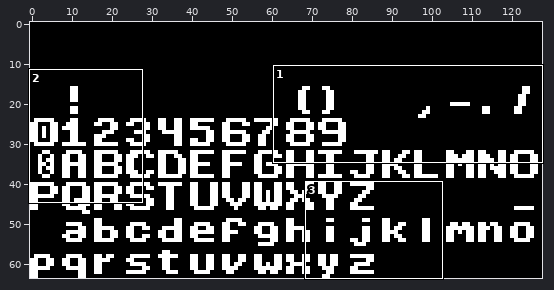
Edited in one commit: pixel-art file (images/font.aseprite). Above: a wide view before the commit, with the close-up outlined.
Close-up. Earlier state:
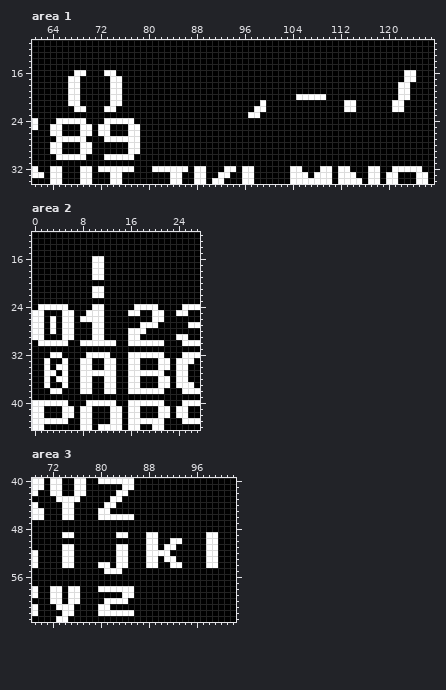
128x64 pixels, 1 frame. Shown: area 1: x 61..127, y 11..34; area 2: x 0..27, y 12..44; area 3: x 69..102, y 40..63.
Now the later version:
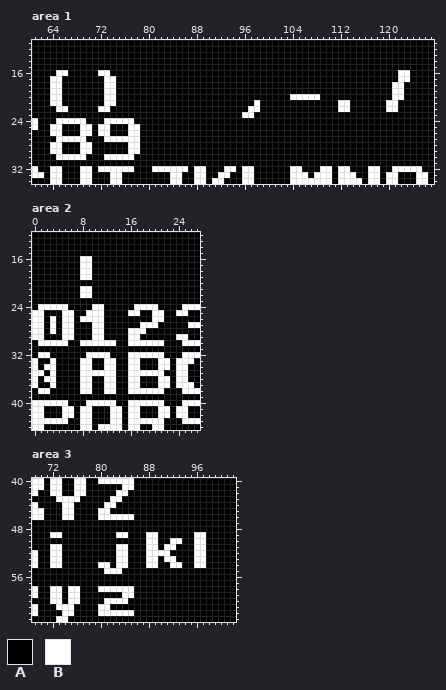
Palette (. is transparent): A #000000  B #ffffff
Changes in this commit:
Area 1:
y 16: x 65..66 AA -> BB; x 68..69 BB -> AA; x 72 A -> B; x 74 B -> A; x 122 A -> B; x 124 B -> A
y 17: x 64..65 AA -> BB; x 67..68 BB -> AA; x 73 A -> B; x 75 B -> A; x 122 A -> B; x 124 B -> A
y 18..19: x 64..65 AA -> BB; x 67..68 BB -> AA; x 73 A -> B; x 75 B -> A; x 121 A -> B; x 123 B -> A
y 20: x 64..65 AA -> BB; x 67..68 BB -> AA; x 73 A -> B; x 75 B -> A; x 104 A -> B; x 109 B -> A; x 121 A -> B; x 123 B -> A
y 21: x 64..65 AA -> BB; x 67..68 BB -> AA; x 73 A -> B; x 75 B -> A; x 98..99 AB -> BA; x 112 A -> B; x 114 B -> A; x 120 A -> B; x 122 B -> A
y 22: x 65..66 AA -> BB; x 68..69 BB -> AA; x 72 A -> B; x 74 B -> A; x 97 A -> B; x 99 B -> A; x 112 A -> B; x 114 B -> A; x 120 A -> B; x 122 B -> A
y 23: x 96 A -> B; x 98 B -> A
Area 2:
y 16..19: x 8..11 AABB -> BBAA
y 21..22: x 8..11 AABB -> BBAA
y 32: x 1..4 AABB -> BBAA
y 33: x 0 A -> B; x 2..3 BA -> AB; x 5 B -> A
y 34: x 0 A -> B; x 3..5 ABB -> BAA
y 35: x 0..2 AAB -> BBA; x 5 B -> A
y 36: x 0 A -> B; x 3..5 ABB -> BAA
y 37: x 0 A -> B; x 2..3 BA -> AB; x 5 B -> A
y 38: x 1..4 AABB -> BBAA
Area 3:
y 49: x 72..75 AABB -> BBAA; x 96..99 AABB -> BBAA
y 50: x 96..99 AABB -> BBAA
y 51..54: x 72..75 AABB -> BBAA; x 96..99 AABB -> BBAA
